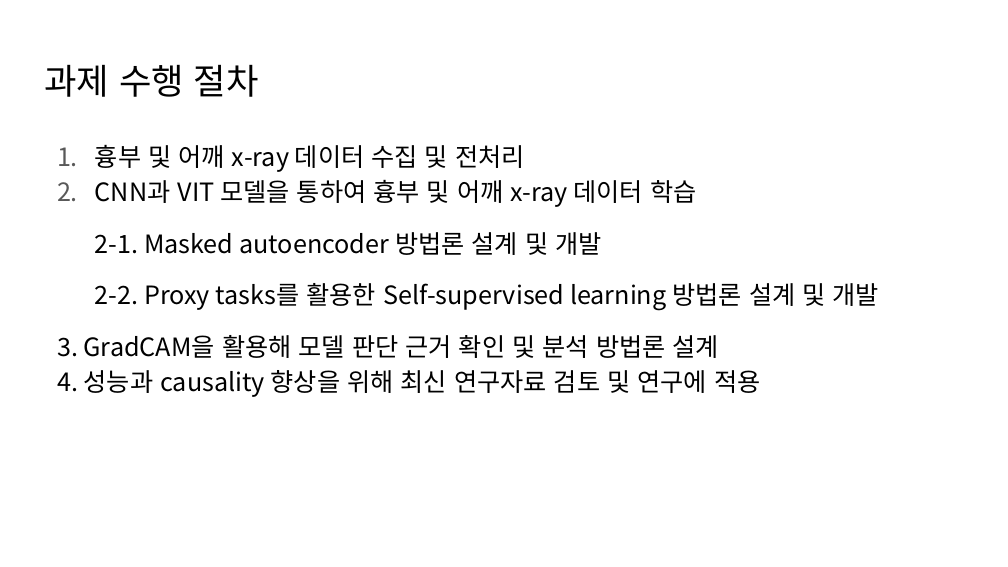
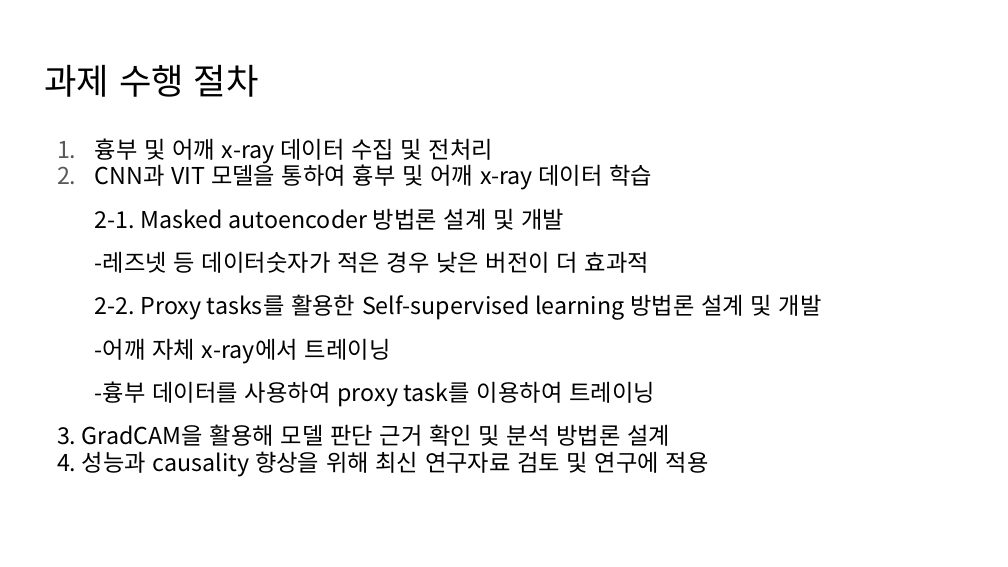
Before and after one commit to janett105/XAI_OP, a slide deck: slide 4 of presentation/meeting_1.pptx. Drawn at 1008x567 pixels with LibreOffice and Linux fonts; fonts in the diff are those of the drawing. Boxes give left, top, right and bottom in pixels: in the first picture for what was removed or moved away, otherwise in the second. Text is boxed around its words. In the diff, an @@ line names an element or a change of style, - is before the commit and + after.

```diff
--- a/presentation/meeting_1.pptx
+++ b/presentation/meeting_1.pptx
@@ text at (57,138,822,477): size 18 to 16.6 pt in "흉부 및 어깨 x-ray 데이터 수집 및 ...", "CNN과 VIT 모델을 통하여 흉부 및 어깨 ...", "2-1. Masked autoencoder 방법론 설계 및 개발", "2-2. Proxy tasks를 활용한 Self-supervised learning 방법론 ..." and 2 more places; line spacing 1.15 to 0.95 @@
@@ text at (95,251,649,273): paragraph added @@
+-레즈넷 등 데이터숫자가 적은 경우 낮은 버전이 더 효과적
@@ text at (95,338,655,407): paragraphs added @@
+-어깨 자체 x-ray에서 트레이닝
+-흉부 데이터를 사용하여 proxy task를 이용하여 트레이닝
```
Also in this commit, not shown: 1 other slide changed, 8 other files.
